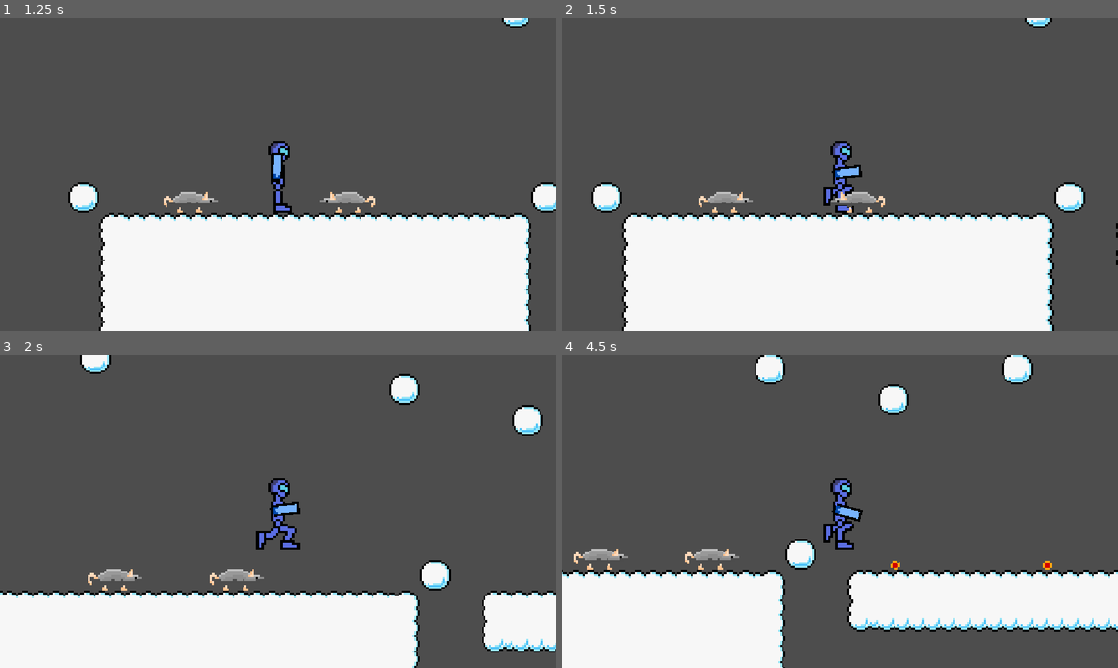
Above: before the commit, frames 1-4 (two rows, left to right).
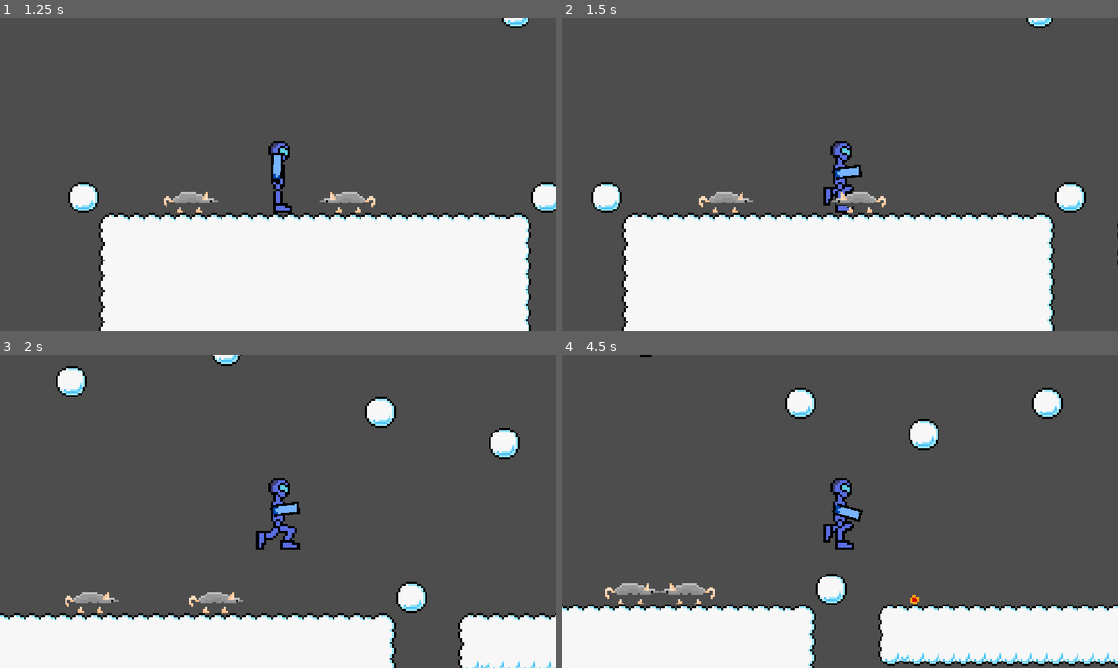
Above: after the commit, the same moments.

Repository: Milo-Griffiths/GameJam-Time
Game: Godot game, scene res://scenes/main.tscn
Two runs of this game, one before a commit and one after it. Both use one fixed random seed, a clock stepped at 60 frames per second and the inputs below. The engine's default icon, where the game draws it, is replaced by a stand-in: a white triangle on a blue panel in a dark square.
Inputs (mouse positions are in pixels of both pictures, inside the frame that each line leads up to):
- Up to frame 1 (1.25 s): click "Play" at 0.5 s
- Up to frame 2 (1.5 s): move the mouse to (962, 158) at 1.27 s; hold Right (right) from 1.28 s (still down); click (962, 158) at 1.35 s
- Up to frame 3 (2 s): keep holding Right (right); tap Up (up) at 1.52 s
- Up to frame 4 (4.5 s): move the mouse to (728, 527) at 2.02 s; click (728, 527) at 2.1 s; tap Up (up) at 2.27, 3.77 s; move the mouse to (895, 442) at 2.77 s; release Right (right) at 2.78 s; hold A (left) 2.78-3.53 s; click (895, 442) at 2.85 s; move the mouse to (812, 574) at 3.52 s; hold Right (right) from 3.53 s (still down); click (812, 574) at 3.6 s; move the mouse to (1006, 558) at 4.27 s; click (1006, 558) at 4.35 s

Frame 1 is identical in both runs. In frame 2, 0.6% of the frame differs, in the area x 5-100%, y 0-100%; in frame 3, 13%; in frame 4, 22%, in the area x 0-100%, y 0-100%.

Commit message:
generalised enemy script to work on multiple levels

Diff:
--- a/assets/scripts/player.gd
+++ b/assets/scripts/player.gd
@@ -1,9 +1,10 @@
 extends CharacterBody2D
 @onready var animated_sprite_2d: AnimatedSprite2D = $AnimatedSprite2D
 
-
-const SPEED = 300.0
-const JUMP_VELOCITY = -400.0
+@export
+var SPEED = 300.0
+@export
+var JUMP_VELOCITY = -400.0
 
 var moving = false
 var Interactive_range = false
--- a/assets/scripts/rat.gd
+++ b/assets/scripts/rat.gd
@@ -8,7 +8,8 @@
 var startbackwards : bool
 @export
 var target_distance : float
-
+@export
+var path = "Level1"
 var dir = 1
 
 var wallray : RayCast2D
--- a/scenes/bullet.tscn
+++ b/scenes/bullet.tscn
@@ -3,9 +3,14 @@
 [ext_resource type="Script" uid="uid://cns1ivi87apom" path="res://scripts/bullet.gd" id="1_y25gk"]
 [ext_resource type="Texture2D" uid="uid://n845cemt56jn" path="res://assets/bullet.png" id="2_l5glv"]
 
+[sub_resource type="PhysicsMaterial" id="PhysicsMaterial_x4si1"]
+
 [sub_resource type="CircleShape2D" id="CircleShape2D_0xm4b"]
 
 [node name="bullet" type="RigidBody2D" unique_id=1489657362]
+collision_layer = 8
+collision_mask = 13
+physics_material_override = SubResource("PhysicsMaterial_x4si1")
 script = ExtResource("1_y25gk")
 
 [node name="Sprite2D" type="Sprite2D" parent="." unique_id=1974165707]
--- a/scenes/player.tscn
+++ b/scenes/player.tscn
@@ -9,12 +9,9 @@
 [ext_resource type="Texture2D" uid="uid://chfficgimbvpn" path="res://assets/player/awful/IncredibleWalker3.png" id="5_d2wvv"]
 [ext_resource type="Texture2D" uid="uid://cgjyf8ump1jld" path="res://assets/player/awful/IncredibleWalker4.png" id="6_3v2ag"]
 [ext_resource type="Texture2D" uid="uid://dersmwx36twdx" path="res://assets/player/awful/Idle.png" id="7_ur7pv"]
-
+[ext_resource type="Script" uid="uid://ke2bafswrk1j" path="res://scripts/node_2d.gd" id="10_d2wvv"]
 [ext_resource type="PackedScene" uid="uid://wiyrhm8fwxox" path="res://scenes/UI/player_ui.tscn" id="10_y4r1p"]
-
-[ext_resource type="Script" uid="uid://ke2bafswrk1j" path="res://scripts/node_2d.gd" id="10_d2wvv"]
 [ext_resource type="Texture2D" uid="uid://buqlquqstwaki" path="res://assets/gun.png" id="11_3v2ag"]
-
 
 [sub_resource type="AtlasTexture" id="AtlasTexture_i4ail"]
 atlas = ExtResource("2_smehm")
@@ -285,6 +282,8 @@
 [node name="player" type="CharacterBody2D" unique_id=1097559639]
 collision_layer = 2
 script = ExtResource("1_g2els")
+SPEED = 400.0
+JUMP_VELOCITY = -500.0
 
 [node name="AnimatedSprite2D" type="AnimatedSprite2D" parent="." unique_id=652721386]
 texture_filter = 1
